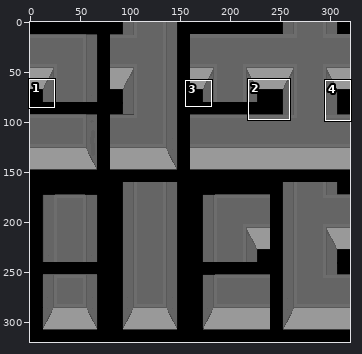
Sprite sheet, stored at Textures/Things/Buildings/Linked/SCR_Wall_Atlas_Concrete.png. The picture above shows the old version from afar; the outline marks the close-up.
Close-up. As it was:
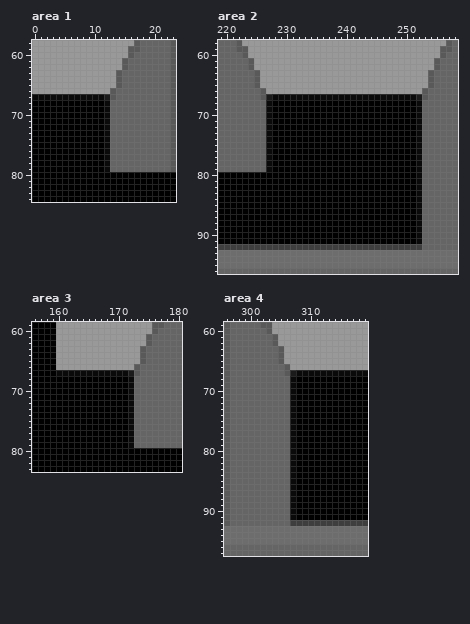
The file is 320x320 pixels. Colours within 5 levels of each other are drawn and written as one. Shown: area 1: x 0..23, y 58..84; area 2: x 219..258, y 58..96; area 3: x 156..180, y 59..83; area 4: x 296..319, y 59..97. The commit also changed other parts of the picture, which this record leaves out.
The result:
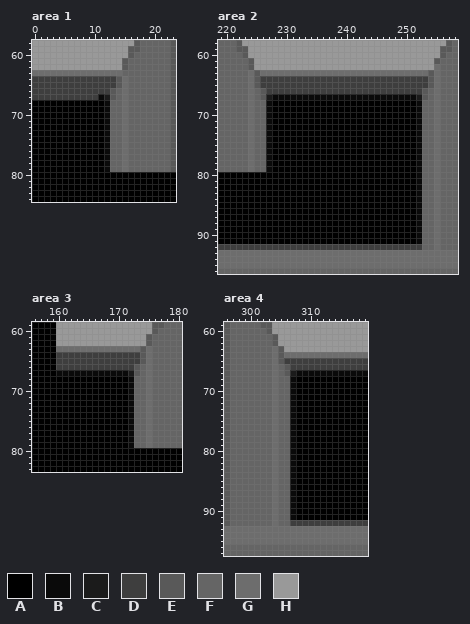
Palette (. is transparent): A #000000  B #0a0a0a  C #1b1b1b  D #3e3e3e  E #595959  F #656565  G #6d6d6d  H #999999
Change:
Changed rows in their new state; - is an unchanged pixel.
Area 1:
first column x 0:
63 GGGGGGGGGGGGGGG-
64 DDDDDDDDDDDDDD-G
65 DDDDDDDDDDDDDD-G
66 DDDDDDDDDDDDD--G
67 DDDDDDDDDDD----G
68 ---------------G
69 ---------------G
70 ---------------G
71 ---------------G
72 ---------------G
73 ---------------G
74 ---------------G
75 ---------------G
76 ---------------G
77 ---------------G
78 ---------------G
79 ---------------G
Area 2:
first column x 224:
62 -------------------------------G
63 G-GGGGGGGGGGGGGGGGGGGGGGGGGGGG-G
64 G-DDDDDDDDDDDDDDDDDDDDDDDDDDDD-G
65 G-DDDDDDDDDDDDDDDDDDDDDDDDDDDD-G
66 G--DDDDDDDDDDDDDDDDDDDDDDDDDD--G
67 G------------------------------G
68 G------------------------------G
69 G------------------------------G
70 G------------------------------G
71 G------------------------------G
72 G------------------------------G
73 G------------------------------G
74 G------------------------------G
75 G------------------------------G
76 G------------------------------G
77 G------------------------------G
78 G------------------------------G
79 G------------------------------G
80 -------------------------------G
81 -------------------------------G
82 -------------------------------G
83 -------------------------------G
84 -------------------------------G
85 -------------------------------G
86 -------------------------------G
87 -------------------------------G
88 -------------------------------G
89 -------------------------------G
90 -------------------------------G
91 -------------------------------G
92 -------------------------------G
Area 3:
first column x 160:
63 GGGGGGGGGGGGGG-G
64 DDDDDDDDDDDDDD-G
65 DDDDDDDDDDDDDD-G
66 DDDDDDDDDDDDD--G
67 ---------------G
68 ---------------G
69 ---------------G
70 ---------------G
71 ---------------G
72 ---------------G
73 ---------------G
74 ---------------G
75 ---------------G
76 ---------------G
77 ---------------G
78 ---------------G
79 ---------------G
Area 4:
first column x 304:
63 G---------------
64 G-GGGGGGGGGGGGGG
65 G-DDDDDDDDDDDDDD
66 G--DDDDDDDDDDDDD
67 G---------------
68 G---------------
69 G---------------
70 G---------------
71 G---------------
72 G---------------
73 G---------------
74 G---------------
75 G---------------
76 G---------------
77 G---------------
78 G---------------
79 G---------------
80 G---------------
81 G---------------
82 G---------------
83 G---------------
84 G---------------
85 G---------------
86 G---------------
87 G---------------
88 G---------------
89 G---------------
90 G---------------
91 G---------------
92 G---------------
Pixel boxes of the changes (left, top, right, bottom) in both close-ups:
changed: (32, 70, 128, 172)
changed: (248, 64, 440, 250)
changed: (56, 346, 152, 448)
changed: (272, 346, 368, 526)
